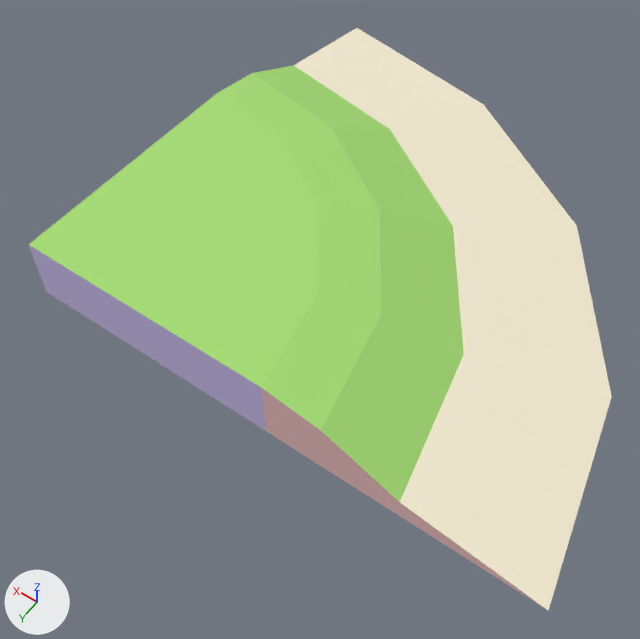
Before and after pictures for a commit that changed the glTF model atoms/Path_Terrain_Basic_Curve_Outer_2x2.glb.
Camera for both pictures: a 50 mm camera at (-150.0, 160.0, 246.0) aimed at (-33.0, -3.0, -10.0). Arrows for +X, +Y and +Z are at lower left; the lights stay in place. The older version comes first. Where no turn or scale is listed for an object, it has been applied to the vertices. Vertices at exactly the same position are counted once.

Objects in the first picture: 'Path_Terrain_Basic_Curve_Outer_2x2'.
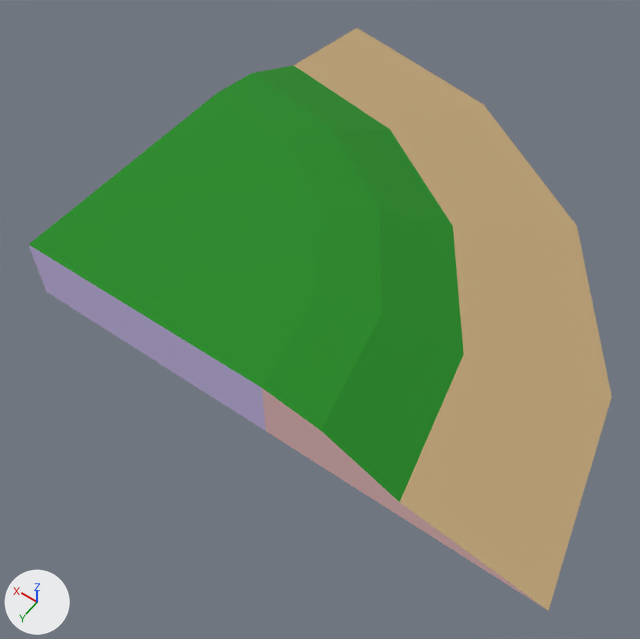
What differs and where, as boxes (x1, y1, x2, y2) in the pictures (640 x 639 px):
'Path_Terrain_Basic_Curve_Outer_2x2', surface changed (darker): (28, 28, 612, 611) in both

What the commit changed:
Picture 'colormap' (img_colormap) is new.
In material 'Grass' (mat_grass), base_color is no longer (0.388, 0.729, 0.18), green #a7de76.
In material 'Grass' (mat_grass), texture is now set to img_colormap.
In material 'Dirt' (mat_dirt), base_color is no longer (0.918, 0.843, 0.651), pale yellow #f6edd3.
In material 'Dirt' (mat_dirt), texture is now set to img_colormap.
me_object3_007 has 24 vertices, 44 faces and spans x -150.0..50.0, y -150.0..50.0, z 0.0..25.0.
me_object3_007 is used by ob_path_terrain_basic_curve_outer_2x2; location (0.0, 0.0, 0.0).
me_object3_007 part 1: texture (UV) coordinates of 28 of 44 faces, centred in x -124.0..37.0, y -124.0..37.0, z 3.0..25.0, changed; they spanned u 0.0..1.0, v 0.0..1.0 and now span u 0.28..0.91, v 0.75..1.0.
